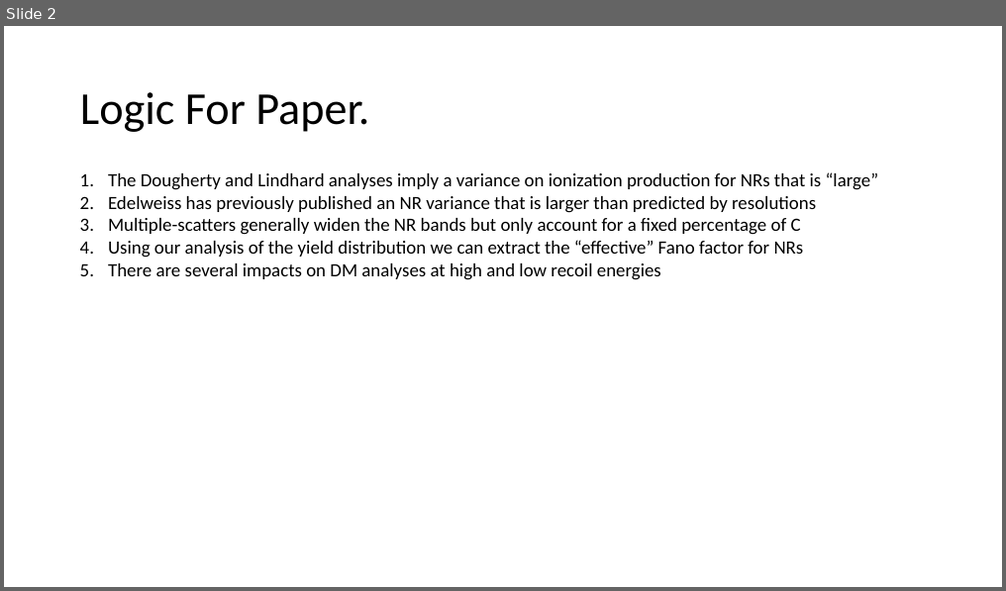
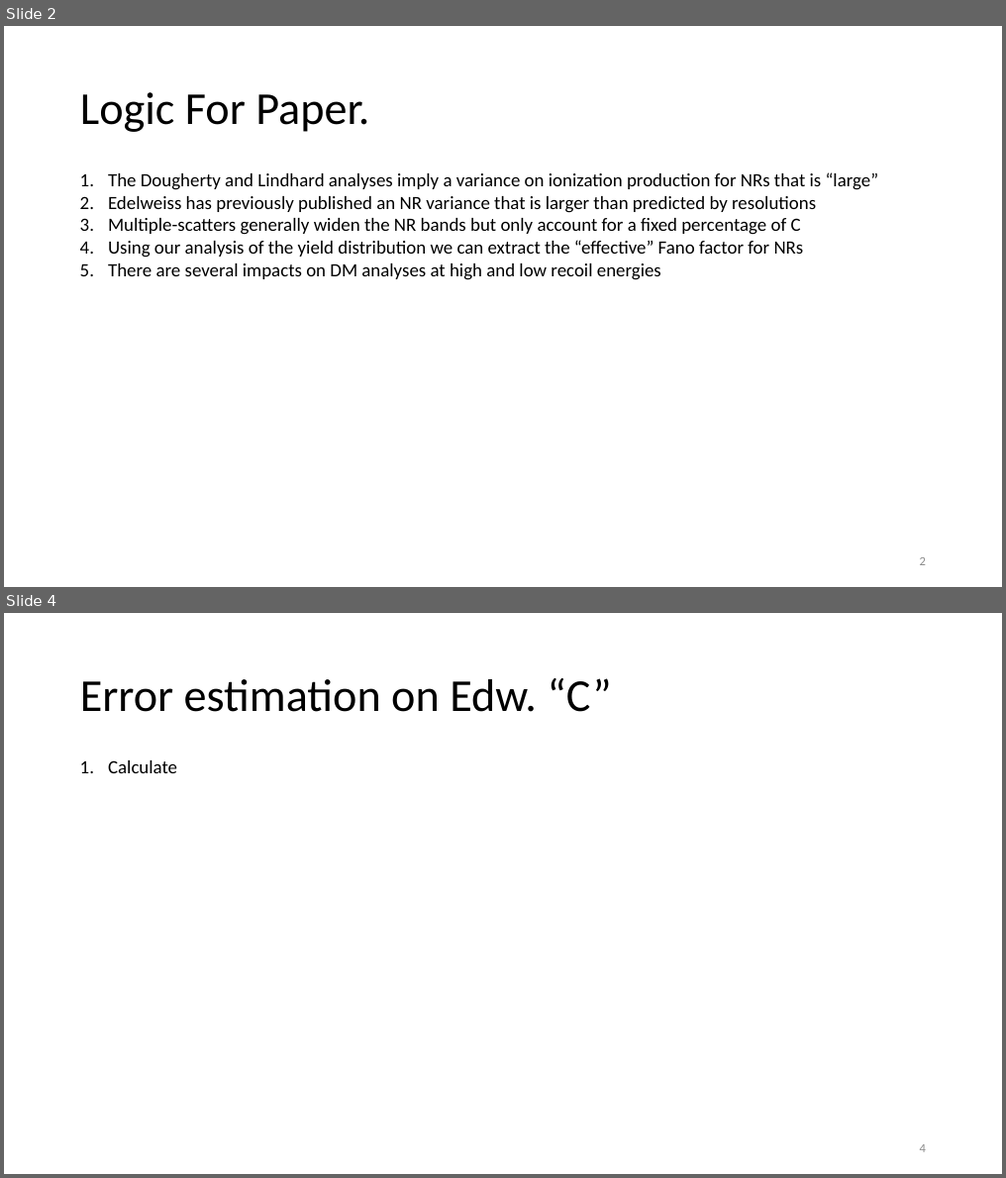
Before and after one commit to villaa/nrFano_Constraint, a slide deck: notes/anthony/nrFanoPaper_logic_descope.pptx. Shown one above the other, each under a label of ours: slide 2 before the commit, slides 2 and 4 after it; the slides between them are not shown. The pictures are 1006x591 and 1006x1178 pixels, drawn with LibreOffice and Linux fonts; fonts in the diff are those of the drawing. Boxes give left, top, right and bottom in pixels: in the first picture for what was removed or moved away, otherwise in the second. Text is boxed around its words. In the diff, an @@ line names an element or a change of style, - is before the commit and + after.

```diff
--- a/notes/anthony/nrFanoPaper_logic_descope.pptx
+++ b/notes/anthony/nrFanoPaper_logic_descope.pptx
@@ slide 4 added at [4, 613, 1002, 1174], background #FFFFFF @@
@@ title added at [80, 678, 612, 712], 44 pt, text #000000 @@
+Error estimation on Edw. “C”
@@ text added at [108, 761, 177, 773], 18 pt, text #000000 @@
+1. Calculate
@@ page number added at [920, 1145, 926, 1153], 12 pt, text #8C8C8C @@
+4
@@ slide 2 changed as well @@
@@ page number added at [920, 558, 926, 566], 12 pt, text #8C8C8C @@
+2
```
Also in this commit, not shown: 4 other slides changed.
